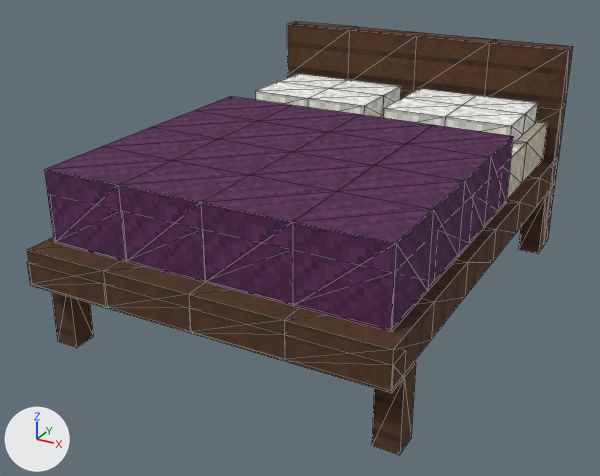
Renders of the glTF model art/props-3d/props/blocky/doubleBed_4.glb from each side of a commit.
The view is the same before and after, from a 50 mm lens placed at (1.92, -3.82, 2.19), pointed at (-0.09, -0.18, 0.37). Every picture has the same lights, and +X, +Y and +Z are marked at lower left. The picture after the commit comes second. Mesh edges are drawn as thin lines. Vertices at exactly the same position are counted once.

Before the edit, the objects in view are built like this:
```python
me_doublebed_4 = bpy.data.meshes.new('doubleBed_4')
me_doublebed_4.from_pydata(...)  # 326 vertices, 596 faces; spans x -0.94..0.94, y -1.31..1.31, z 0.0..1.25
me_doublebed_4.materials.append(mat_blockyprops)  # picture img_blockyatlas
ob_doublebed_4 = bpy.data.objects.new('doubleBed_4', me_doublebed_4)
ob_doublebed_4.location = (0.0, 0.0, 0.0)
```
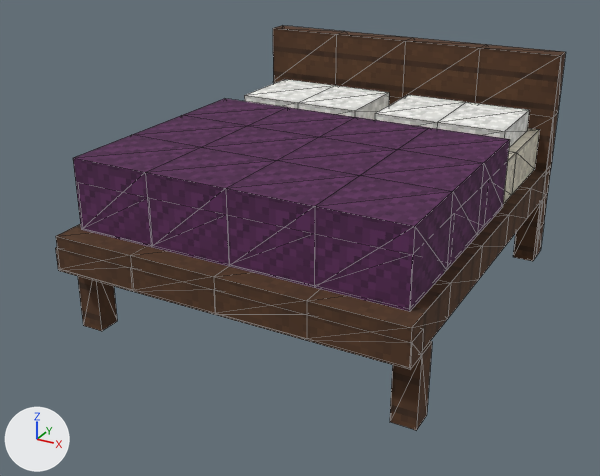
Changed parts and their boxes (x1, y1, x2, y2) in the pictures (600 x 476 px; the box of a moved part takes in the faces that stretch with it):
'doubleBed_4', reshaped (6% narrower, 7% shorter)
    before: (27, 21, 573, 455)
    after: (55, 25, 566, 430)
part 1 of me_doublebed_4, moved or reshaped
    before: (380, 115, 547, 201)
    after: (56, 170, 545, 351)
part 2 of me_doublebed_4, moved or reshaped
    before: (27, 261, 416, 455)
    after: (55, 247, 432, 430)
part 3 of me_doublebed_4, rebuilt
    before: (287, 21, 573, 254)
    after: (273, 25, 566, 261)
part 4 of me_doublebed_4, rebuilt (7% narrower, 10% shorter)
    before: (44, 96, 513, 332)
    after: (73, 98, 510, 311)
part 5 of me_doublebed_4, rebuilt
    before: (383, 88, 538, 145)
    after: (375, 95, 529, 147)
part 6 of me_doublebed_4, rebuilt
    before: (255, 74, 401, 117)
    after: (244, 79, 389, 120)
part 7 of me_doublebed_4, added
    after: (503, 128, 540, 204)
part 8 of me_doublebed_4, cut back (brown)
    before: (27, 161, 553, 374)

What changed in the scene script:
```text
Change me_doublebed_4:
    used by ob_doublebed_4; location = (0.0, 0.0, 0.0)
    remove me_doublebed_4.from_pydata(...)  # 326 vertices, 596 faces; spans x -0.94..0.94, y -1.31..1.31, z 0.0..1.25
    add me_doublebed_4.from_pydata(...)  # 292 vertices, 512 faces; spans x -0.94..0.94, y -1.12..1.12, z 0.0..1.25
    me_doublebed_4 part 1: the loose piece of 64 vertices spanning x -0.87..0.87, y -1.18..1.19, z 0.57..0.81 is scaled about its middle by (1.07, 0.945, 0.744), then moved by (0.0, 0.0, -0.22)
    me_doublebed_4 part 2: the loose piece of 34 vertices spanning x -0.94..0.94, y -1.31..-1.06, z 0.0..0.5 is moved by (0.0, 0.19, 0.0)
    me_doublebed_4 part 3: the loose piece of 68 vertices spanning x -0.94..0.94, y 1.06..1.31, z 0.0..1.25 is rebuilt with 68 vertices and now spans x -0.94..0.94, y 0.94..1.12, z 0.0..1.25
    me_doublebed_4 part 4: the loose piece of 50 vertices spanning x -0.88..0.88, y -1.19..0.38, z 0.56..0.94 is rebuilt with 40 vertices and now spans x -0.88..0.88, y -1.0..0.31, z 0.56..0.94
    me_doublebed_4 part 5: the loose piece of 18 vertices spanning x 0.06..0.81, y 0.56..1.12, z 0.81..0.94 is rebuilt with 12 vertices and now spans x 0.06..0.81, y 0.44..0.94, z 0.81..0.94
    me_doublebed_4 part 6: the loose piece of 18 vertices spanning x -0.81..-0.06, y 0.56..1.12, z 0.81..0.94 is rebuilt with 12 vertices and now spans x -0.81..-0.06, y 0.44..0.94, z 0.81..0.94
    me_doublebed_4 part 7: a new loose piece of 52 vertices spanning x -0.87..0.87, y -0.99..1.0, z 0.57..0.81, in mat_blockyprops (picture img_blockyatlas)
    me_doublebed_4 part 8
    74 vertices are removed from x -0.93..0.93, y -1.31..1.31, z 0.38..0.56
    136 faces are deleted
    5 vertices are added at (-0.43, 1.0, 0.57), (-0.87, 1.0, 0.57), (0.0, 1.0, 0.57), (0.43, 1.0, 0.57), (0.87, 1.0, 0.57)
    5 new vertices lie (0.0, 0.0, 0.24) away from vertices in x -0.87..0.87, y 1.0, z 0.57
    8 new faces join them
```
